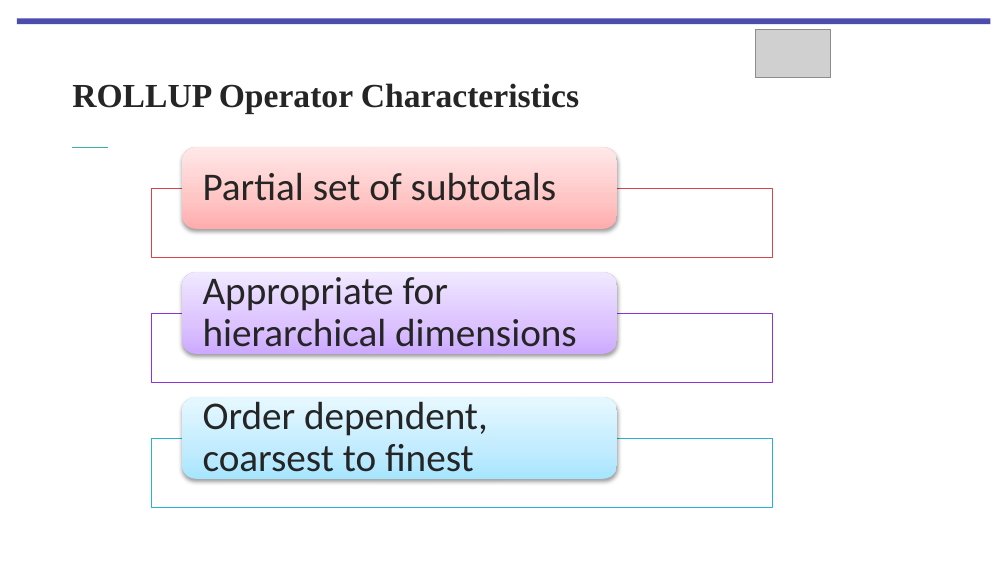
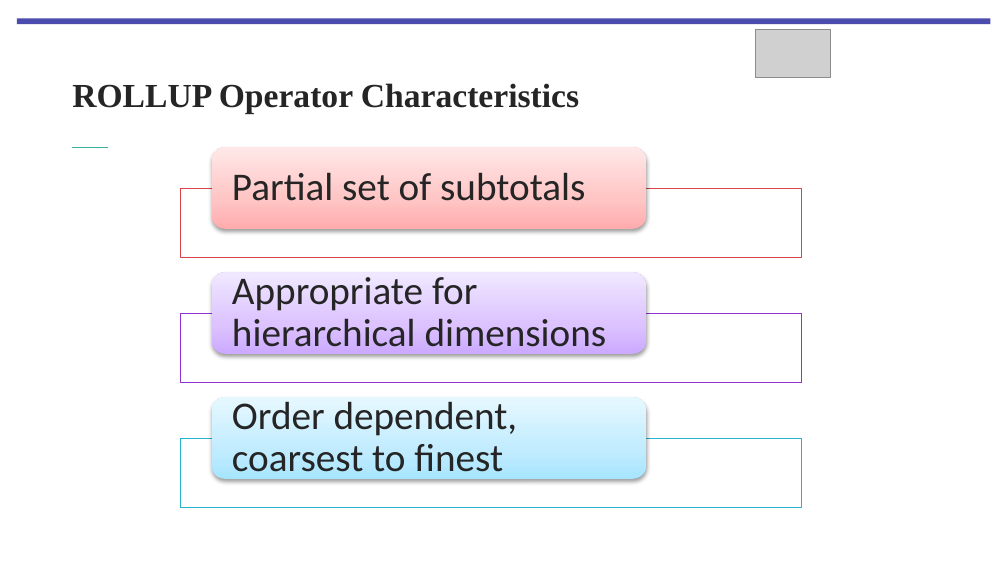
Before and after one commit to Monosakkarider/USN, a slide deck: slide 47 of BID3000/5Forelesning180923/Lecture 5 Query Formulation for Data Warehouses Part 1 V2.pptx. Drawn at 1008x567 pixels with LibreOffice and Linux fonts; fonts in the diff are those of the drawing; grey boxes stand for pictures; background and template pictures are left out. Boxes give left, top, right and bottom in pixels: in the first picture for what was removed or moved away, otherwise in the second. Text is boxed around its words. In the diff, an @@ line names an element or a change of style, - is before the commit and + after.

```diff
--- a/BID3000/5Forelesning180923/Lecture 5 Query Formulation for Data Warehouses Part 1 V2.pptx
+++ b/BID3000/5Forelesning180923/Lecture 5 Query Formulation for Data Warehouses Part 1 V2.pptx
@@ 3 texts, 3 rectangles, 3 rounded rectangles: place and size @@
-3 texts, 3 rectangles, 3 rounded rectangles at (151, 147, 772, 508)
+3 texts, 3 rectangles, 3 rounded rectangles at (180, 147, 801, 508)
```
Also in this commit, not shown: 19 other slides changed, 9 slides added, 1 slide removed, 46 other files.
